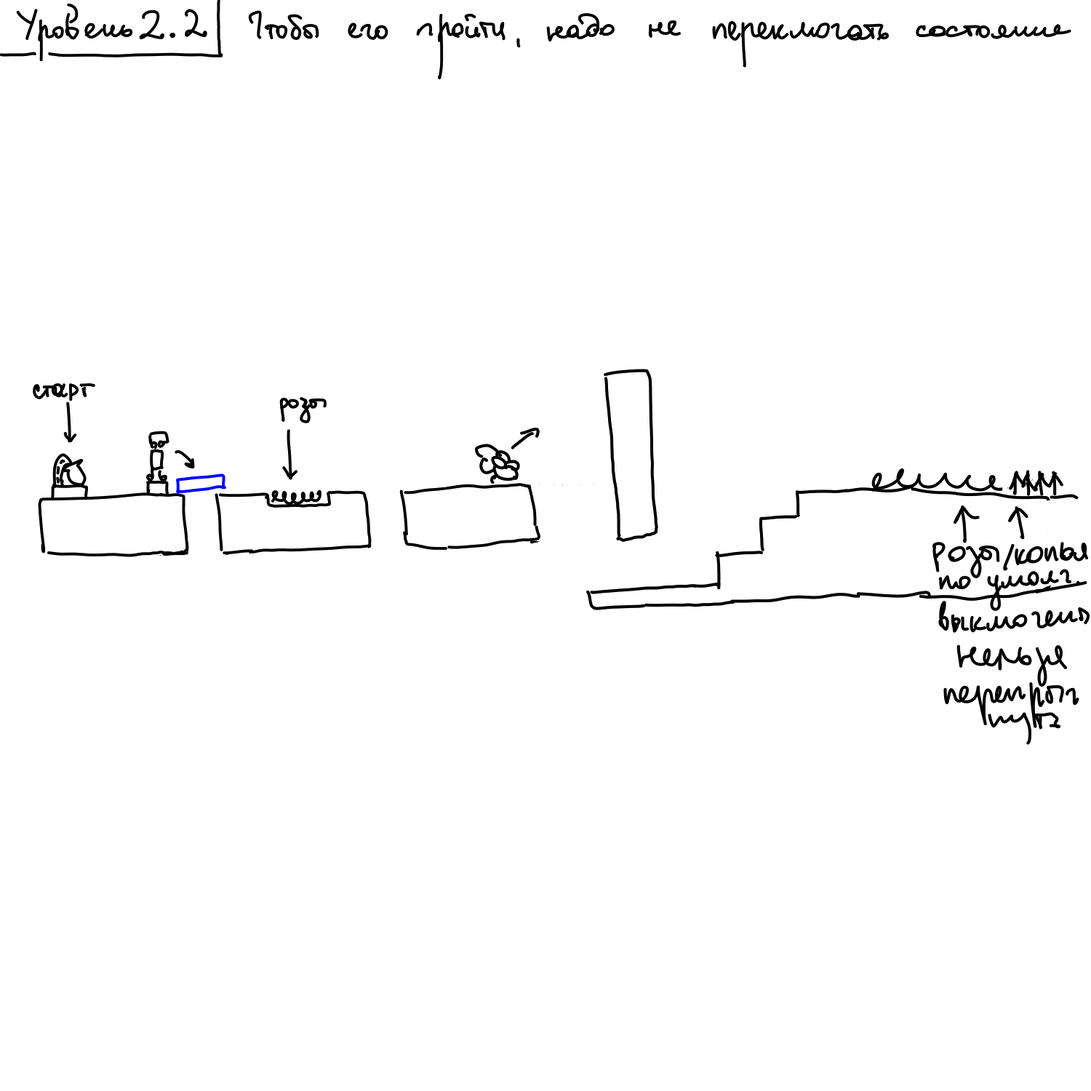
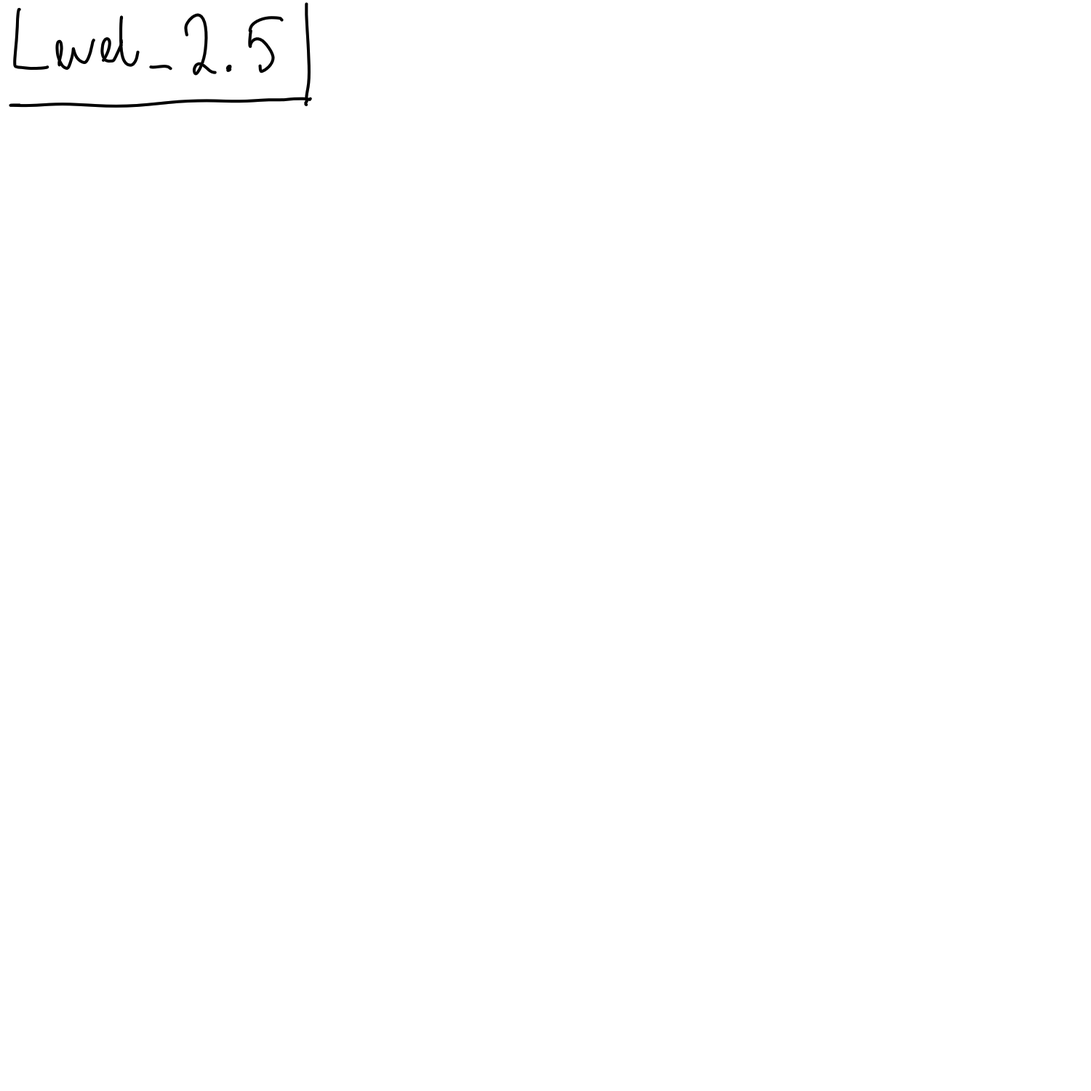
Before/after of a 1091×1091 layered artwork. What changed in the layer stack:
added layer "Paint Layer 10" above "Paint Layer 9" over [0, 0, 320, 108]
hid "Paint Layer 7", painted on it over [0, 0, 1091, 746]
